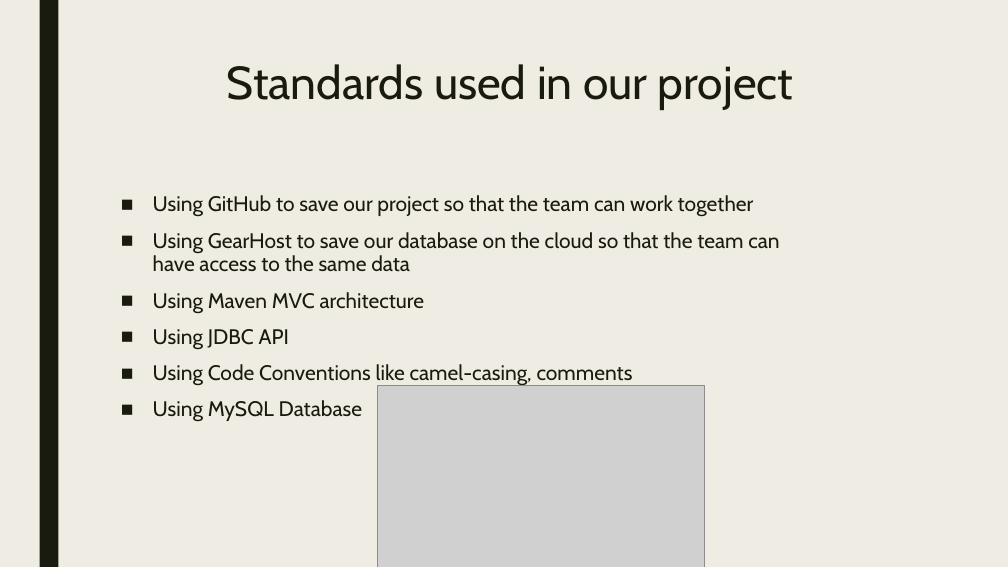
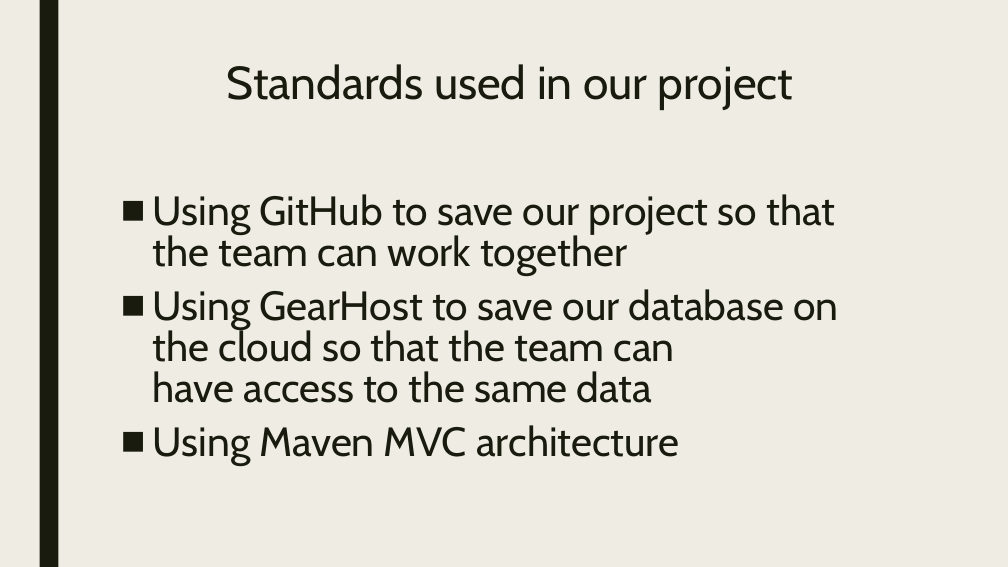
Before and after one commit to Valini/OfficeGit, a slide deck: slide 2 of The OfficePPT.pptx. Drawn at 1008x567 pixels with LibreOffice and Linux fonts; fonts in the diff are those of the drawing; grey boxes stand for pictures. Boxes give left, top, right and bottom in pixels: in the first picture for what was removed or moved away, otherwise in the second. Text is boxed around its words. In the diff, an @@ line names an element or a change of style, - is before the commit and + after.

```diff
--- a/The OfficePPT.pptx
+++ b/The OfficePPT.pptx
@@ text "Using GitHub to save our ..." at bbox=[153, 194, 838, 466]: size 20 to 38.9 pt; line spacing 0.94 to 0.84 @@
@@ text at bbox=[153, 329, 633, 422]: paragraphs removed @@
-■ Using JDBC API
-■ Using Code Conventions like camel-casing, comments
-■ Using MySQL Database
@@ picture removed at bbox=[377, 386, 705, 567] @@
```
Also in this commit, not shown: 1 other slide changed, 1 slide added.
